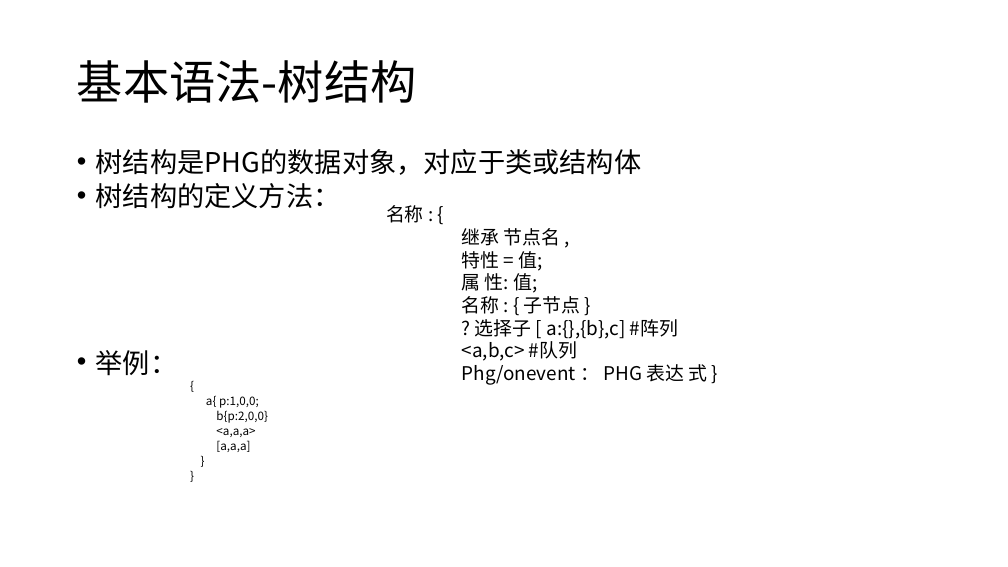
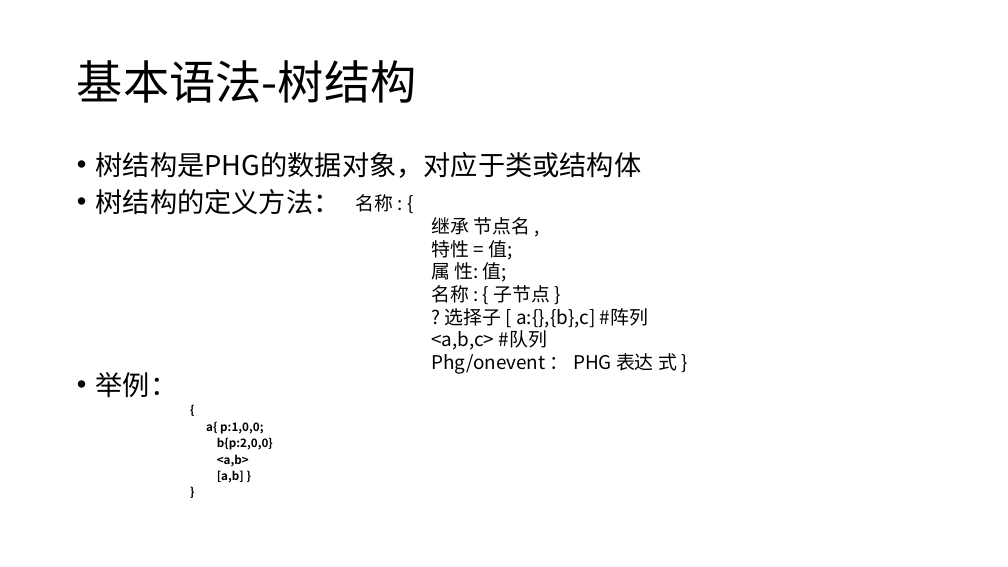
Before and after one commit to panguojun/.PHG., a slide deck: slide 9 of PHG语法手册.pptx. Drawn at 1008x567 pixels with LibreOffice and Linux fonts; fonts in the diff are those of the drawing. Boxes give left, top, right and bottom in pixels: in the first picture for what was removed or moved away, otherwise in the second. Text is boxed around its words. In the diff, an @@ line names an element or a change of style, - is before the commit and + after.

```diff
--- a/PHG语法手册.pptx
+++ b/PHG语法手册.pptx
@@ text at bbox=[96, 152, 642, 483]: paragraph removed @@
-  }
@@ text at bbox=[96, 152, 642, 450]: bold on in "{", "a{ p:1,0,0;", "b{p:2,0,0}", "}"; line spacing 0.7 to 0.8 @@
@@ text "名称 : {": place and size @@
-text "名称 : {" at bbox=[386, 205, 707, 385]
+text "名称 : {" at bbox=[356, 194, 677, 374]
@@ text at bbox=[217, 454, 249, 483]: text changed; bold on @@
-  <a,a,a>
-  [a,a,a]
+  <a,b>
+  [a,b] }
```
Also in this commit, not shown: 6 other slides changed, 2 slides added.
